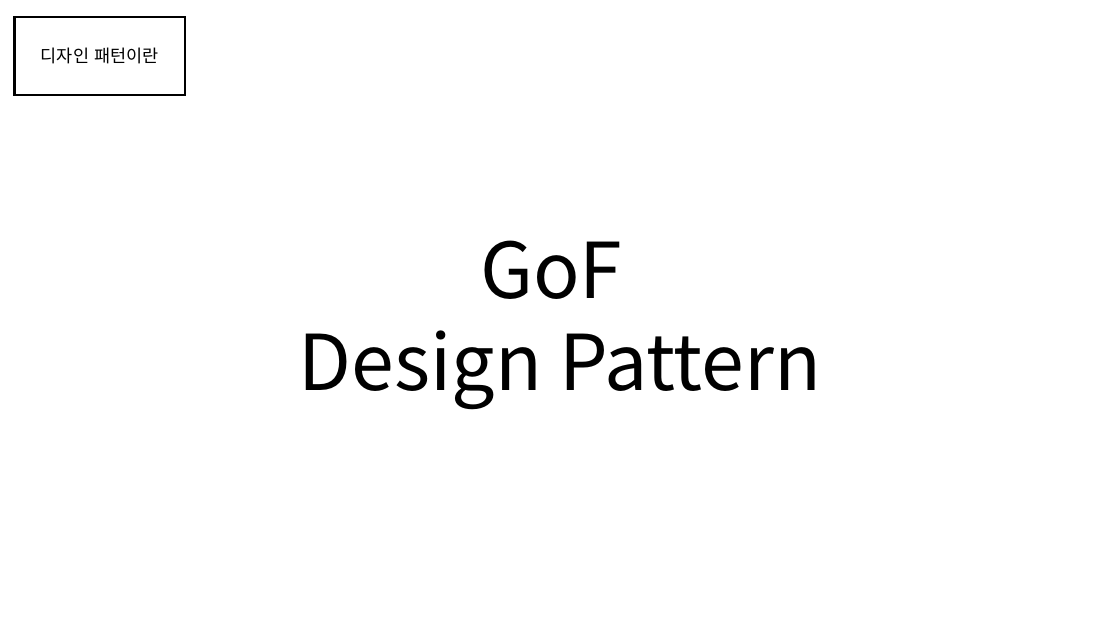
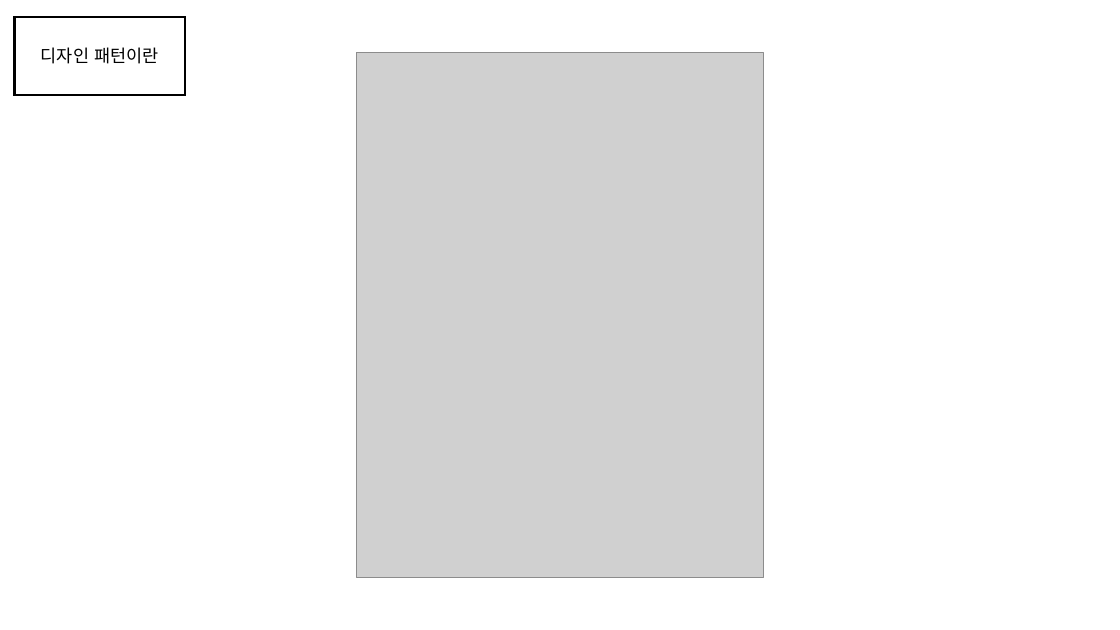
Before and after one commit to gunwoongPark/Seminar, a slide deck: slide 7 of 2021_01_26/세미나3.pptx. Drawn at 1120x630 pixels with LibreOffice and Linux fonts; fonts in the diff are those of the drawing; grey boxes stand for pictures. Boxes give left, top, right and bottom in pixels: in the first picture for what was removed or moved away, otherwise in the second. Text is boxed around its words. In the diff, an @@ line names an element or a change of style, - is before the commit and + after.

```diff
--- a/2021_01_26/세미나3.pptx
+++ b/2021_01_26/세미나3.pptx
@@ picture added at [356, 52, 763, 577] @@
@@ text removed at [299, 240, 821, 410] @@
-GoF
-Design Pattern
```
Also in this commit, not shown: 1 other file.
